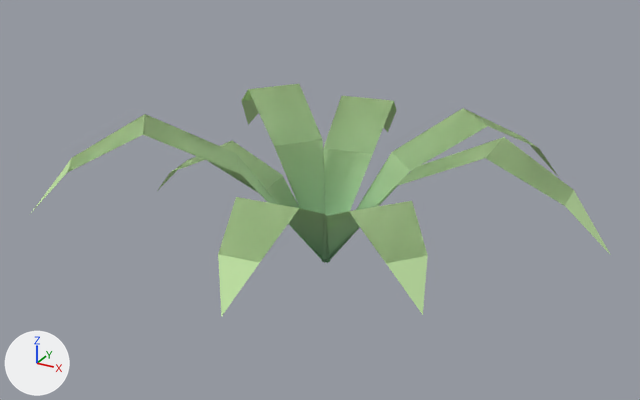
Before and after pictures for a commit that changed the glTF model assets/models/env/fern_clump.glb.
Rendered twice from a 50 mm camera at (1.41, -2.62, 1.56) aimed at (-0.01, -0.03, 0.26). Lighting does not change. The marker at lower left points along +X, +Y and +Z. The older version comes first. Vertices at exactly the same position are counted once.

Names of what the first picture shows: 'Fern'.
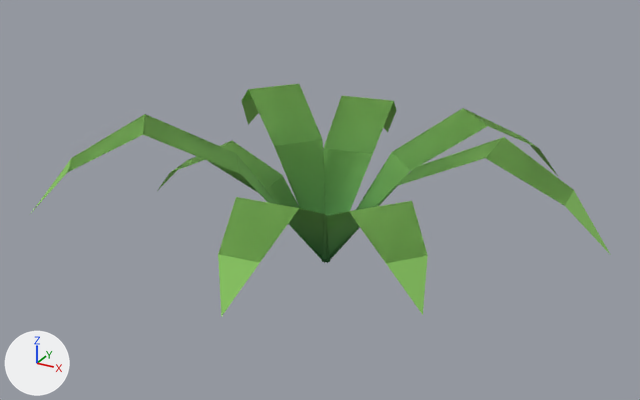
Scene script edits in JSON lines:
```json
{"block": "me_fern", "where": "me_fern.from_pydata(...)  # 72 vertices, 104 faces; spans x -0.83..1.01, y -0.79..0.87, z 0.0..0.58"}
{"block": "me_fern", "where": "# used by ob_fern; location = (0.0, 0.0, 0.0)"}
{"block": "me_fern", "change": "me_fern part 1: 104 faces centred in x -0.75..0.91, y -0.71..0.78, z 0.09..0.53 are repainted in the vertex colours; the middle colour goes from green #c0e2a3 to green #86c25e"}
```

Location of each change, (x1, y1, x2, y2) in pixels of the pictures (640 x 400 px):
```json
{"part": 1, "of": "me_fern", "change": "recoloured", "before": [31, 84, 611, 317], "after": [31, 84, 611, 317], "on screen": "darker"}
```
